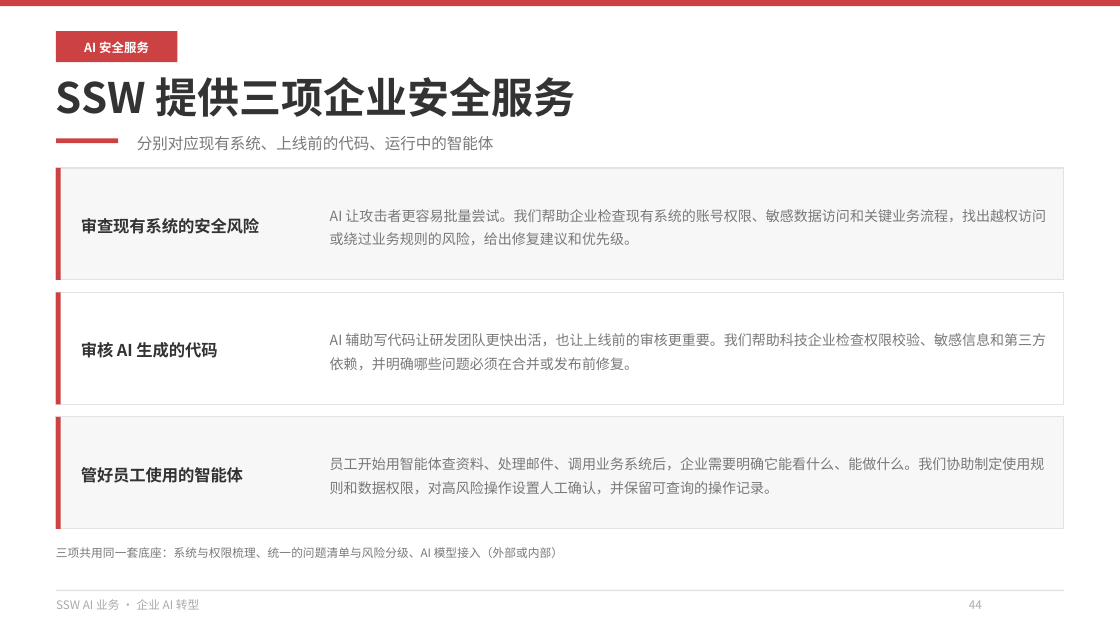
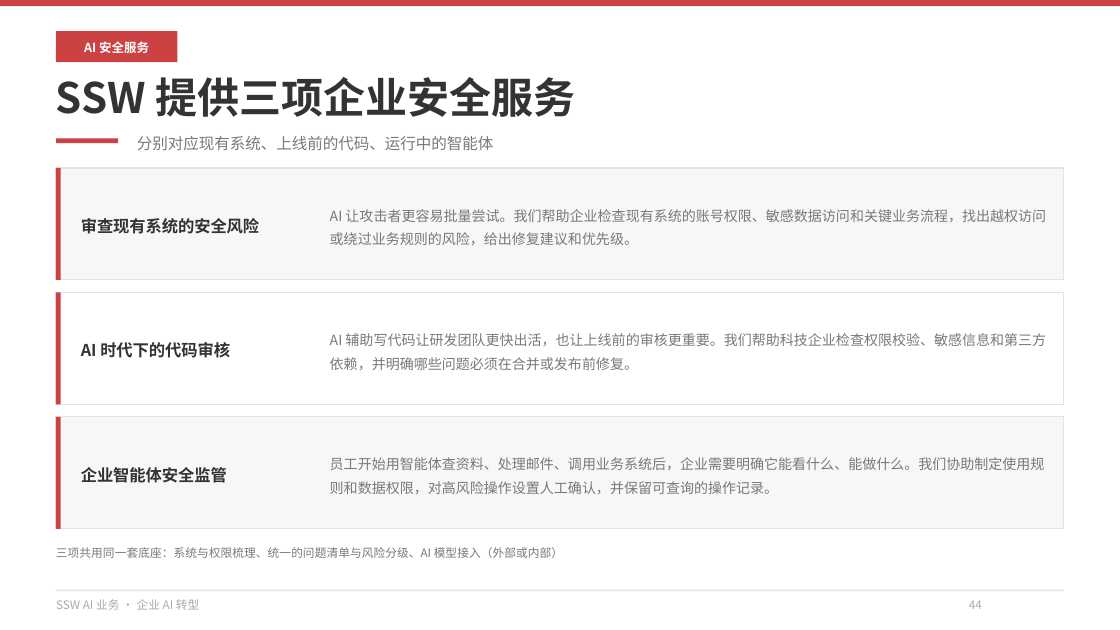
Before and after one commit to hveraus/ssw-business, a slide deck: slide 44 of SSW AI 业务_v2/SSW AI 业务_v3.pptx. Drawn at 1120x630 pixels with LibreOffice and Linux fonts; fonts in the diff are those of the drawing. Boxes give left, top, right and bottom in pixels: in the first picture for what was removed or moved away, otherwise in the second. Text is boxed around its words. In the diff, an @@ line names an element or a change of style, - is before the commit and + after.

Commit message:
两个服务页改名并同步全篇
- P46：服务二 · 审核 AI 生成的代码 → 服务二 · AI 时代下的代码审核
- P47：服务三 · 管好员工使用的智能体 → 服务三 · 企业智能体安全监管
- 同步：P44 三行小标题、P43 分隔页导览行（审查现有系统 · 代码审核 · 智能体安全监管）、目录第八章描述

```diff
--- a/SSW AI 业务_v2/SSW AI 业务_v3.pptx
+++ b/SSW AI 业务_v2/SSW AI 业务_v3.pptx
@@ text at <box>81,342,230,358</box>: text changed @@
-审核 AI 生成的代码
+AI 时代下的代码审核
@@ text at <box>81,467,227,483</box>: text changed @@
-管好员工使用的智能体
+企业智能体安全监管
```
Also in this commit, not shown: 4 other slides changed, 1 other file.
